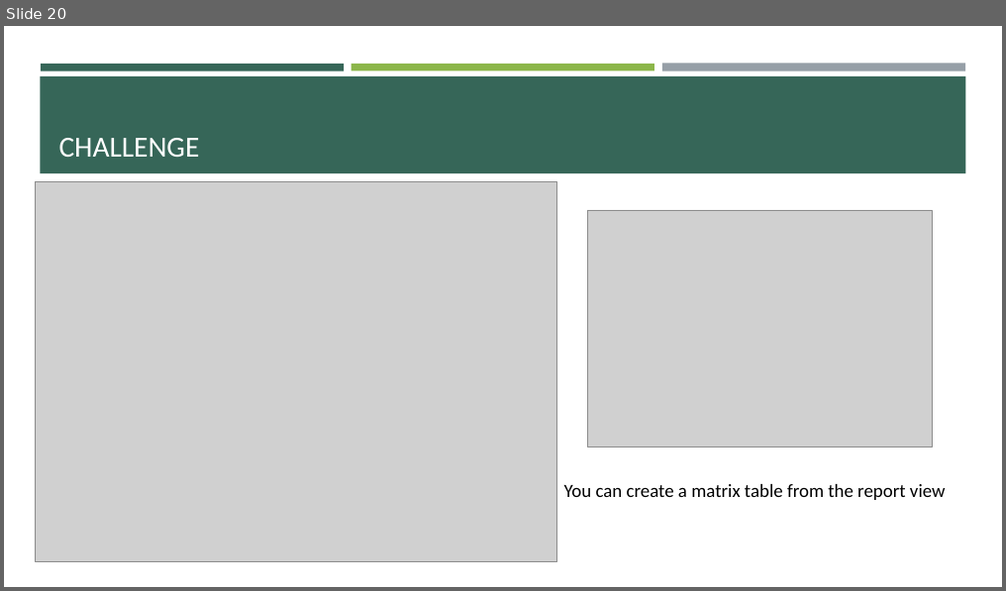
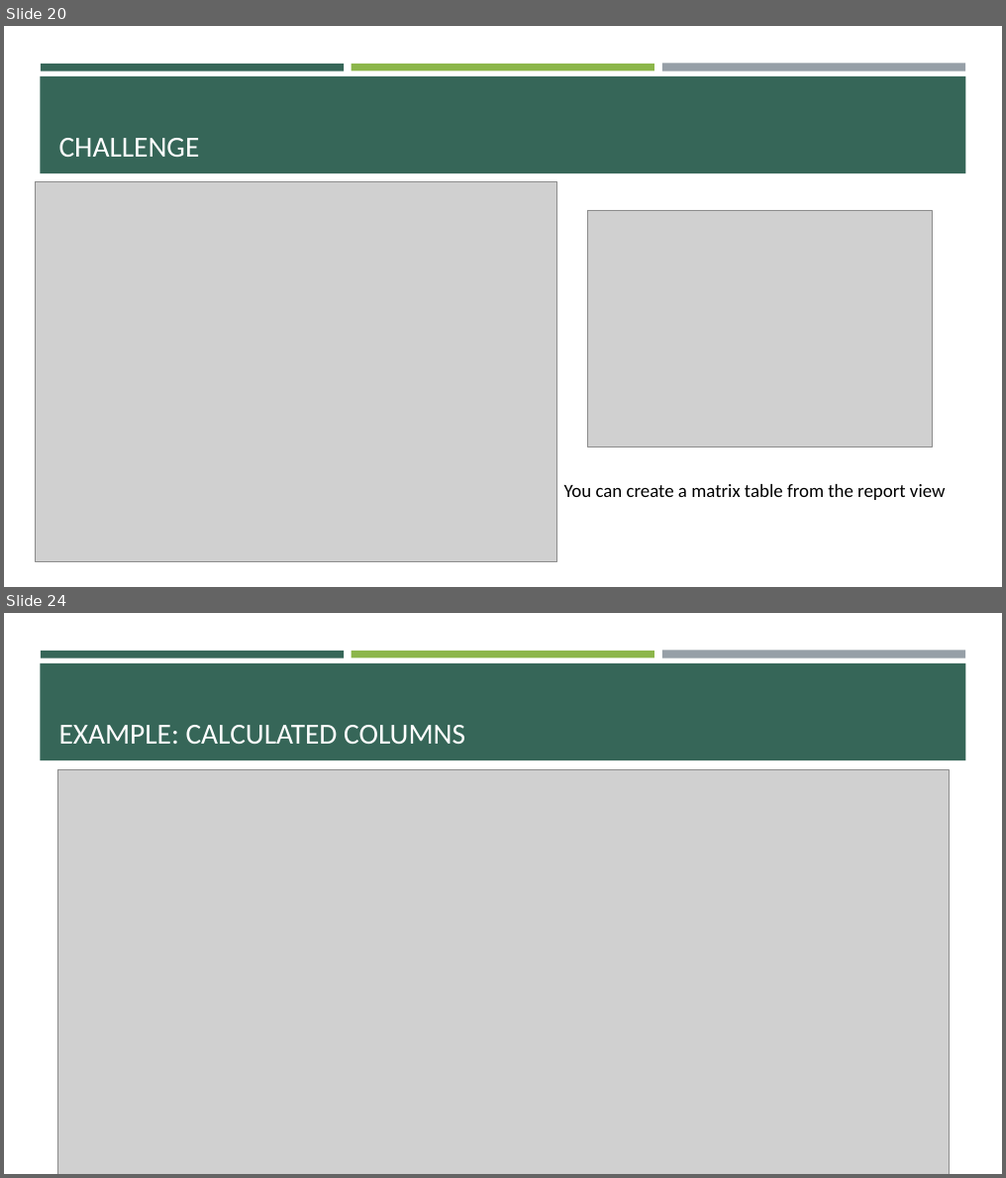
Before and after one commit to e-m-wilson/data_engineering, a slide deck: power_bi/Power_BI.pptx. Shown one above the other, each under a label of ours: slide 20 before the commit, slides 20 and 24 after it; the slides between them are not shown. The pictures are 1006x591 and 1006x1178 pixels, drawn with LibreOffice and Linux fonts; fonts in the diff are those of the drawing; grey boxes stand for pictures. Boxes give left, top, right and bottom in pixels: in the first picture for what was removed or moved away, otherwise in the second. Text is boxed around its words. In the diff, an @@ line names an element or a change of style, - is before the commit and + after.

```diff
--- a/power_bi/Power_BI.pptx
+++ b/power_bi/Power_BI.pptx
@@ slide 24 added at [4, 613, 1002, 1174], background #FFFFFF; not listed: 4 template elements that a slide beside it also shows @@
@@ title added at [59, 725, 465, 744], 28 pt, text #FFFFFF @@
+EXAMPLE: CALCULATED COLUMNS
@@ picture added at [57, 770, 948, 1174] @@
```
Also in this commit, not shown: 18 other slides added, 1 slide removed, 4 other files.
